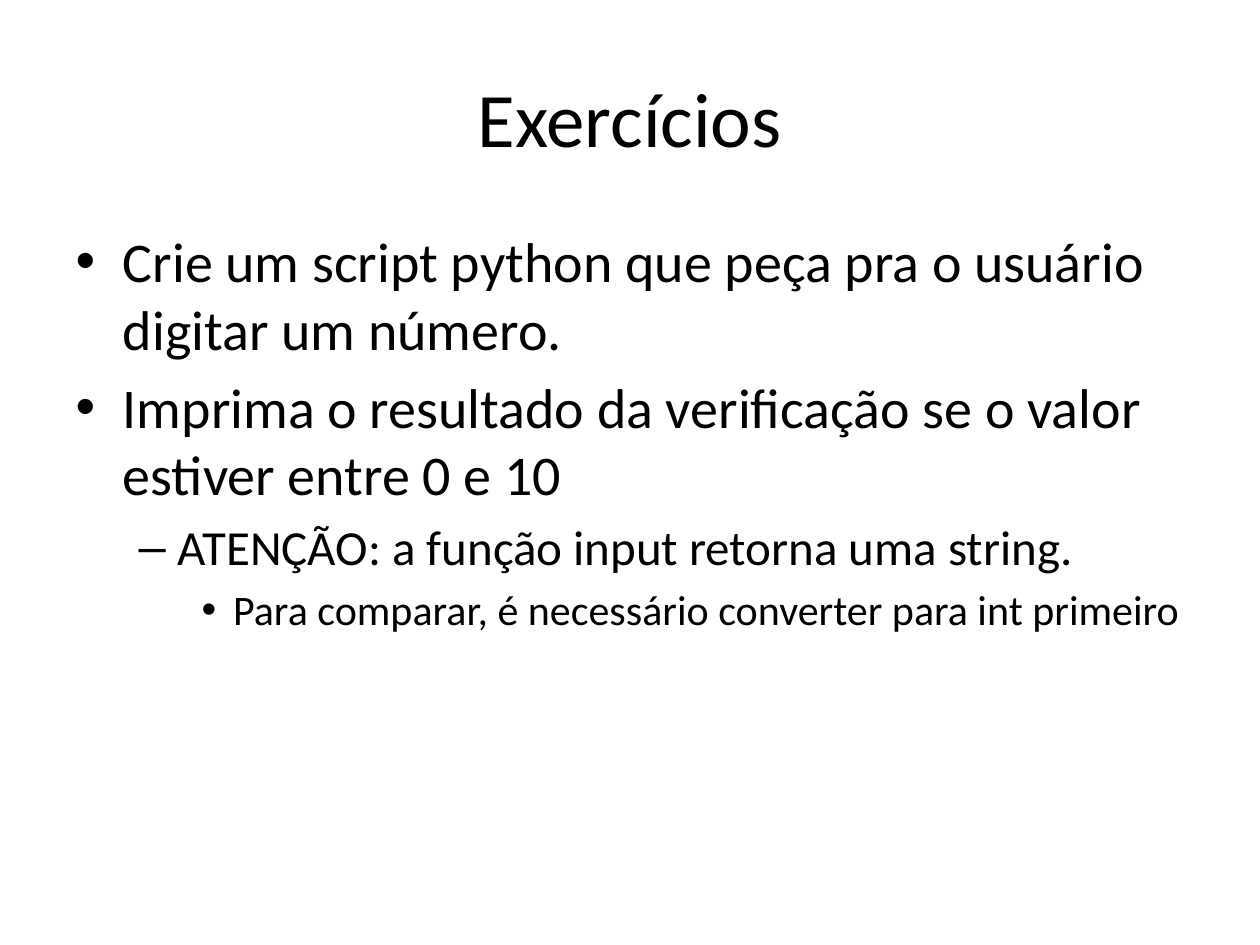
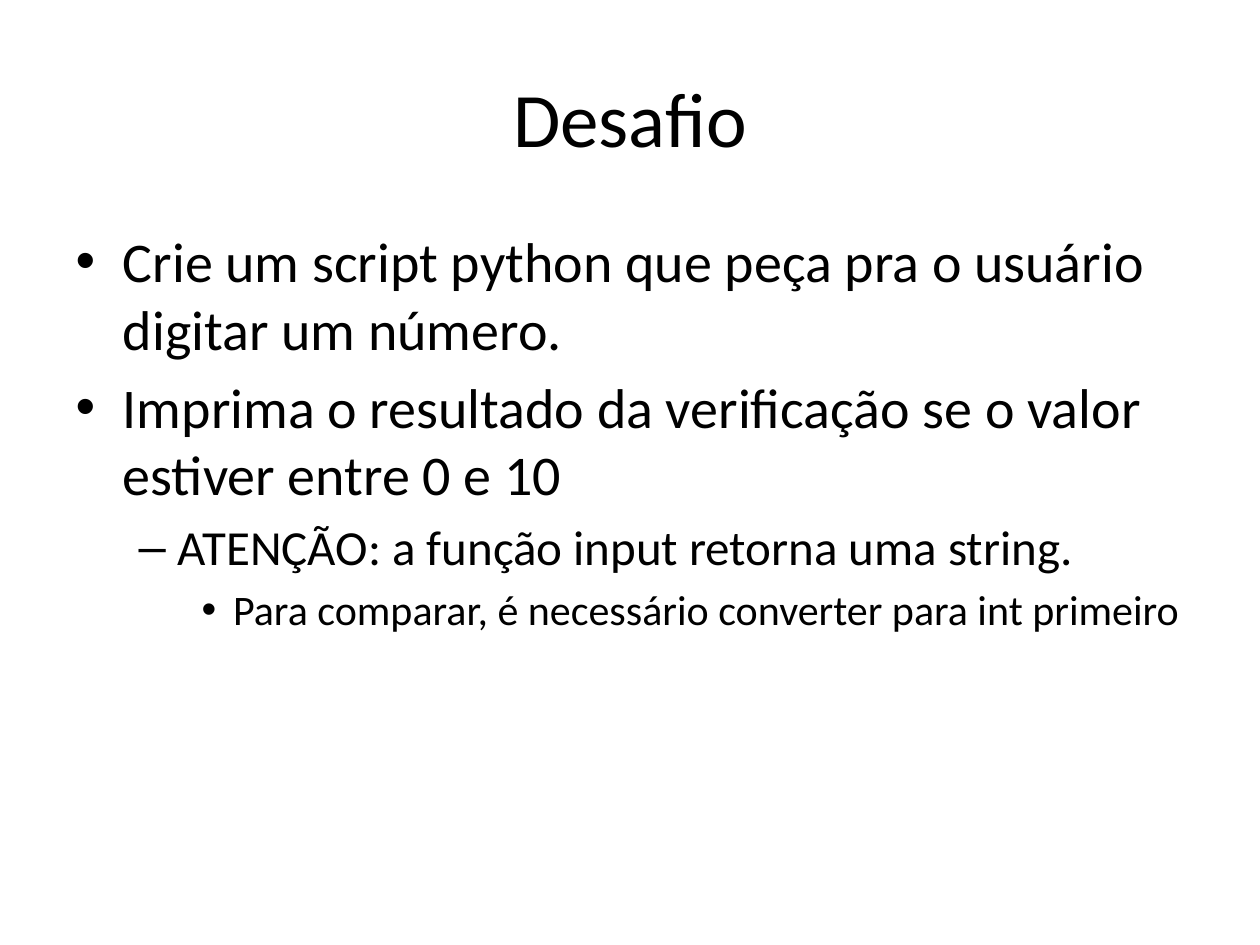
Before and after one commit to niviaquental/niviaquental.github.io, a slide deck: slide 18 of AutomacaoComScripts/Aula03-PythonIntro/03-PythonIntro.pptx (slide 17 before the commit). Drawn at 1260x945 pixels with LibreOffice and Linux fonts; fonts in the diff are those of the drawing; background and template pictures are left out. Boxes give left, top, right and bottom in pixels: in the first picture for what was removed or moved away, otherwise in the second. Text is boxed around its words. In the diff, an @@ line names an element or a change of style, - is before the commit and + after.

```diff
--- a/AutomacaoComScripts/Aula03-PythonIntro/03-PythonIntro.pptx
+++ b/AutomacaoComScripts/Aula03-PythonIntro/03-PythonIntro.pptx
@@ title at [513,93,747,148]: text changed @@
-Exercícios
+Desafio
```
Also in this commit, not shown: 5 other slides changed, 1 other file.
